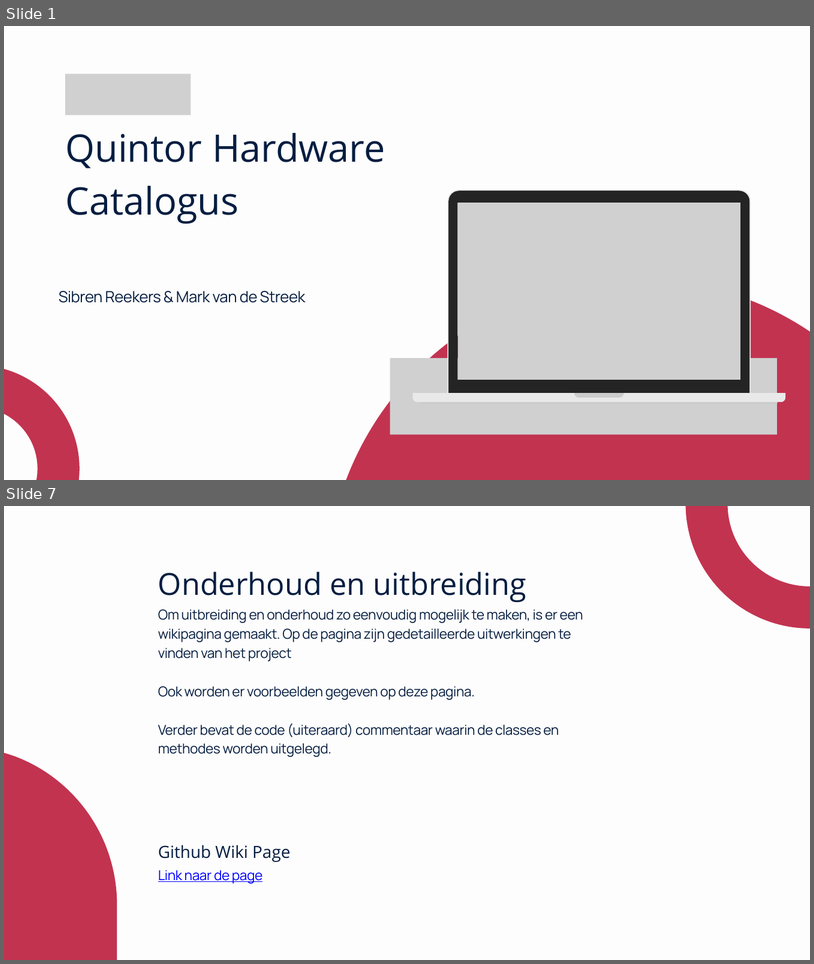
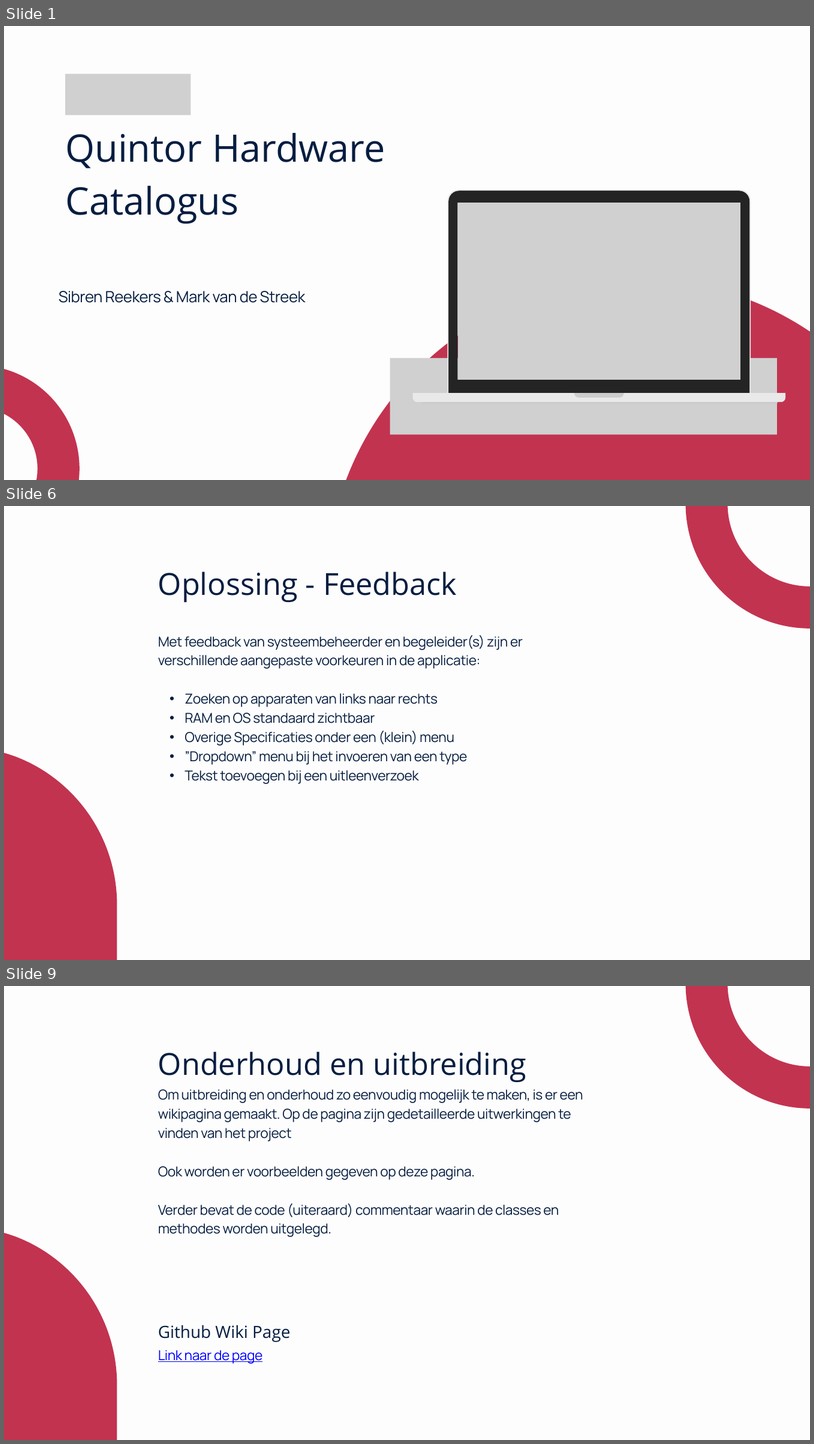
Before and after one commit to MarkStreek/QuintorCatalogBackEnd, a slide deck: docs/presentatie.pptx. Shown one above the other, each under a label of ours: slides 1 and 7 before the commit, slides 1, 6 and 9 after it; the slides between them are not shown. The pictures are 814x964 and 814x1444 pixels, drawn with LibreOffice and Linux fonts; fonts in the diff are those of the drawing; grey boxes stand for pictures. Boxes give left, top, right and bottom in pixels: in the first picture for what was removed or moved away, otherwise in the second. Text is boxed around its words. In the diff, an @@ line names an element or a change of style, - is before the commit and + after.

```diff
--- a/docs/presentatie.pptx
+++ b/docs/presentatie.pptx
@@ slide 6 added at (4, 506, 810, 960), background #FDFDFD @@
@@ freeform shape added at (704, 506, 810, 610), outline #C23350 75 pt @@
@@ text added at (158, 571, 457, 602), 54.1 pt, text #051D40 @@
+Oplossing - Feedback
@@ text added at (158, 635, 523, 784), 24.4 pt, text #051D40 @@
+Met feedback van systeembeheerder en begeleider(s) zijn er verschillende aangepaste voorkeuren in de applicatie:
+  • Zoeken op apparaten van links naar rechts
+  • RAM en OS standaard zichtbaar
+  • Overige Specificaties onder een (klein) menu
+  • ”Dropdown” menu bij het invoeren van een type
+  • Tekst toevoegen bij een uitleenverzoek
@@ freeform shape added at (4, 747, 117, 960), fill #C23350 @@
@@ what was slide 7 is now slide 9 @@
```
Also in this commit, not shown: 4 slides changed, 2 other slides added, 1 slide removed, 2 other files.
